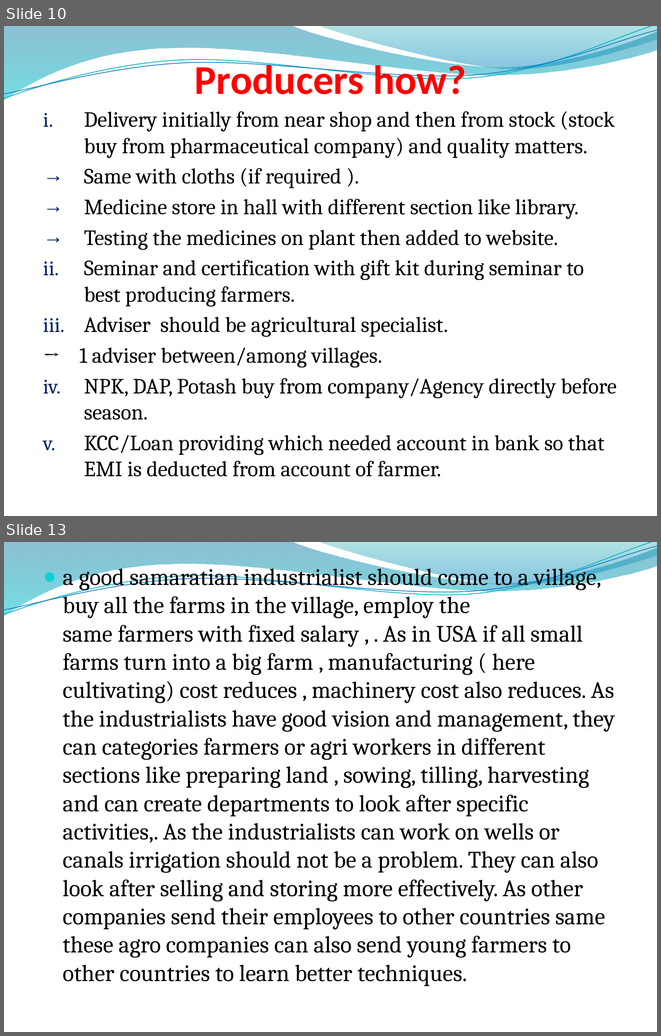
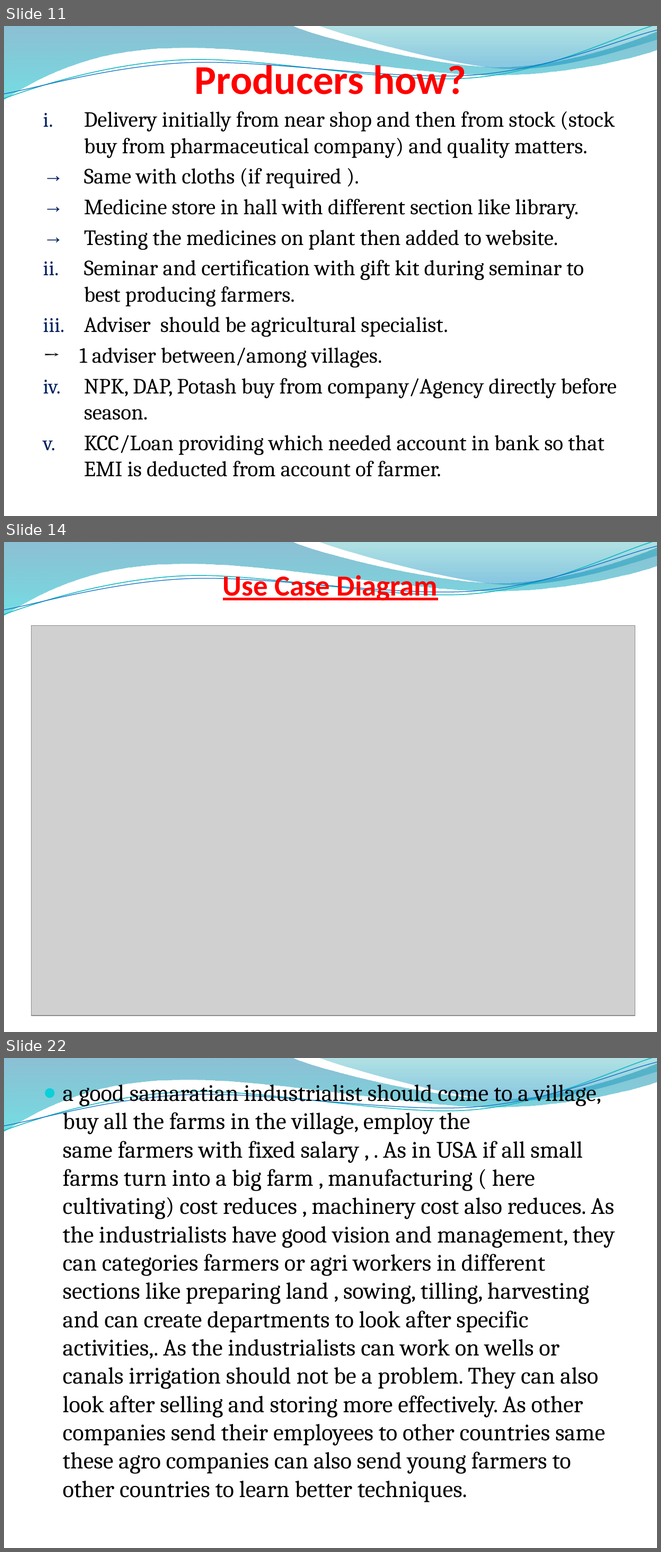
Before and after one commit to anilsinghchawda/project, a slide deck: project.pptx. Shown one above the other, each under a label of ours: slides 10 and 13 before the commit, slides 11, 14 and 22 after it; the slides between them are not shown. The pictures are 661x1036 and 661x1552 pixels, drawn with LibreOffice and Linux fonts; fonts in the diff are those of the drawing; grey boxes stand for pictures; background and template pictures are left out. Boxes give left, top, right and bottom in pixels: in the first picture for what was removed or moved away, otherwise in the second. Text is boxed around its words. In the diff, an @@ line names an element or a change of style, - is before the commit and + after.

```diff
--- a/project.pptx
+++ b/project.pptx
@@ slide 14 added at [4,542,657,1032], background picture (left out); not listed: 4 template elements that a slide beside it also shows @@
@@ title added at [223,572,438,603], 32 pt, text #FF0000, bold, underline @@
+Use Case Diagram
@@ picture added at [32,626,635,1015] @@
@@ what was slide 10 is now slide 11 @@
@@ what was slide 13 is now slide 22 @@
```
Also in this commit, not shown: 2 slides changed, 9 other slides added, 1 slide removed, 7 other files.
